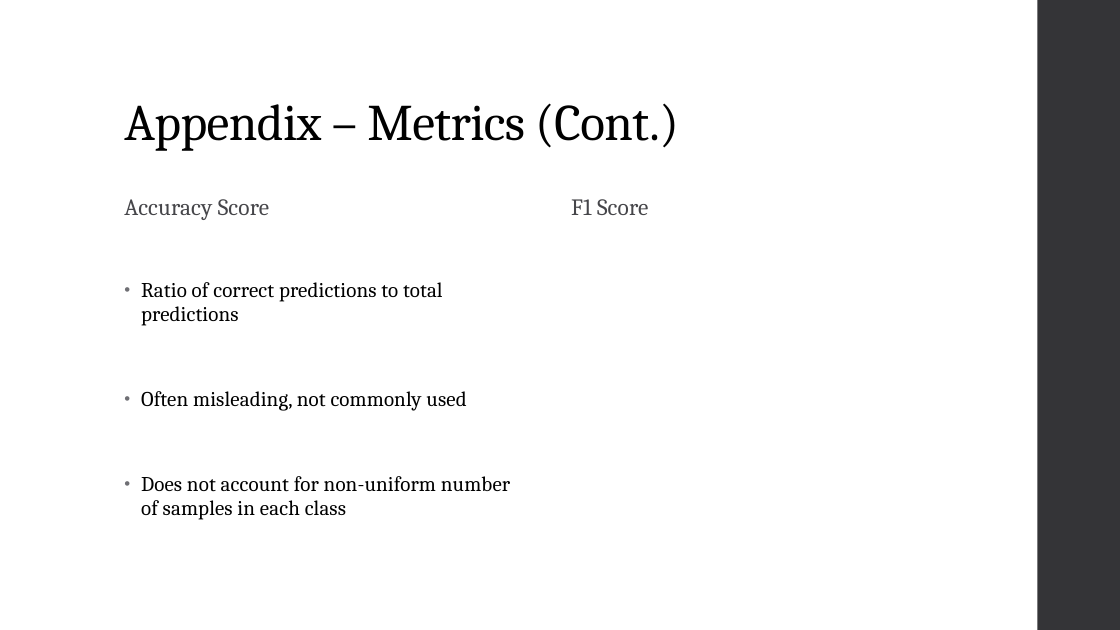
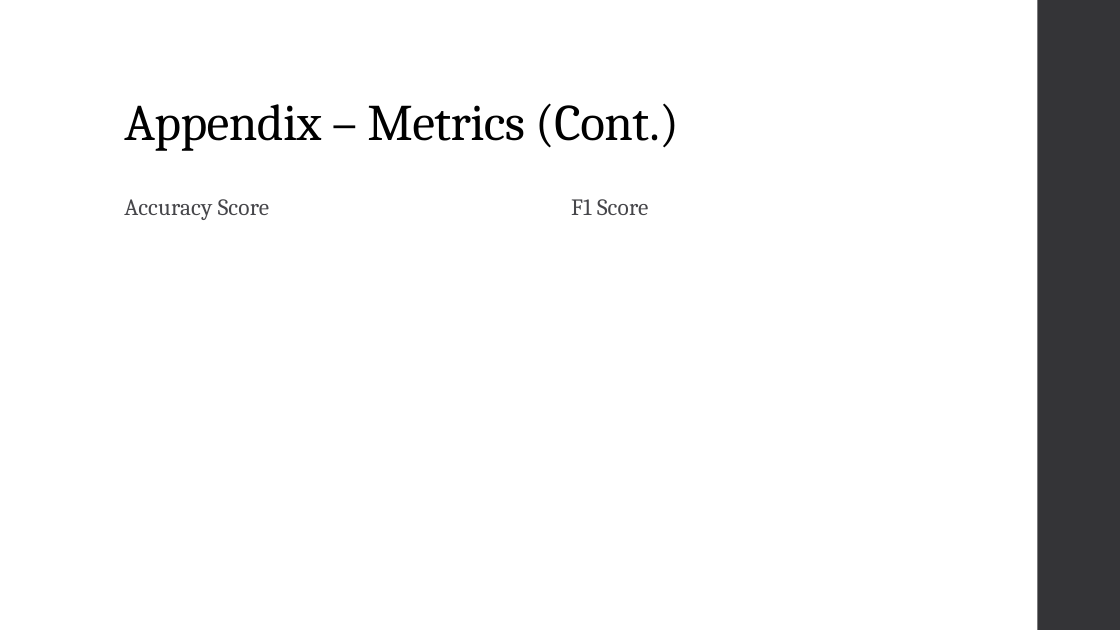
Before and after one commit to landonbuell/Buell-Senior-Thesis, a slide deck: slide 33 of JMMPaper/Musical Instrument Classification Using a Hybrid Neural Network BuellShortv1.pptx. Drawn at 1120x630 pixels with LibreOffice and Linux fonts; fonts in the diff are those of the drawing; grey boxes stand for pictures. Boxes give left, top, right and bottom in pixels: in the first picture for what was removed or moved away, otherwise in the second. Text is boxed around its words. In the diff, an @@ line names an element or a change of style, - is before the commit and + after.

```diff
--- a/JMMPaper/Musical Instrument Classification Using a Hybrid Neural Network BuellShortv1.pptx
+++ b/JMMPaper/Musical Instrument Classification Using a Hybrid Neural Network BuellShortv1.pptx
@@ text removed at [141, 282, 510, 520] @@
-• Ratio of correct predictions to total predictions
-• Often misleading, not commonly used
-• Does not account for non-uniform number of samples in each class
```
Also in this commit, not shown: 10 other slides changed, 2 slides added, 2 slides removed, 7 other files.
